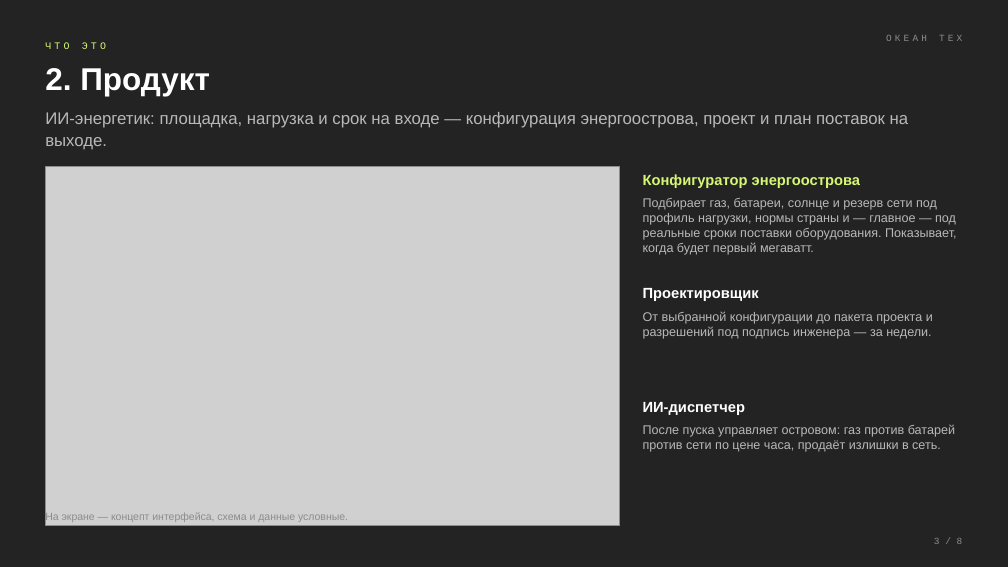
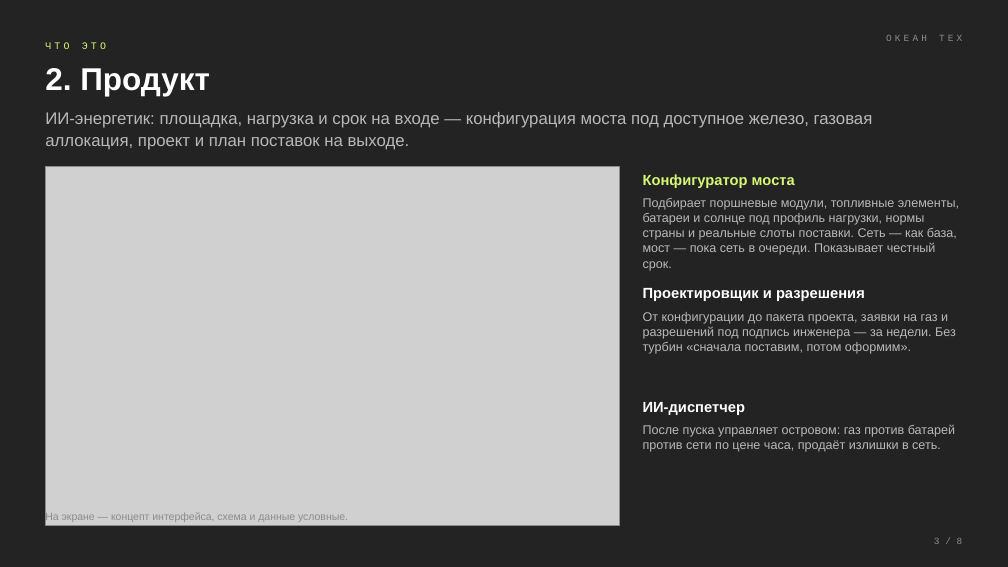
Before and after one commit to komoroshin/research, a slide deck: slide 3 of ai-case-library/research/ventures/grid-idea-island.pptx. Drawn at 1008x567 pixels with LibreOffice and Linux fonts; fonts in the diff are those of the drawing; grey boxes stand for pictures. Boxes give left, top, right and bottom in pixels: in the first picture for what was removed or moved away, otherwise in the second. Text is boxed around its words. In the diff, an @@ line names an element or a change of style, - is before the commit and + after.

```diff
--- a/ai-case-library/research/ventures/grid-idea-island.pptx
+++ b/ai-case-library/research/ventures/grid-idea-island.pptx
@@ text at <box>45,112,873,150</box>: text changed @@
-ИИ-энергетик: площадка, нагрузка и срок на входе — конфигурация энергоострова, проект и план поставок на выходе.
+ИИ-энергетик: площадка, нагрузка и срок на входе — конфигурация моста под доступное железо, газовая аллокация, проект и план поставок на выходе.
@@ text at <box>643,174,795,188</box>: text changed @@
-Конфигуратор энергоострова
+Конфигуратор моста
@@ text at <box>643,198,959,271</box>: text changed @@
-Подбирает газ, батареи, солнце и резерв сети под профиль нагрузки, нормы страны и — главное — под реальные сроки поставки оборудования. Показывает, когда будет первый мегаватт.
+Подбирает поршневые модули, топливные элементы, батареи и солнце под профиль нагрузки, нормы страны и реальные слоты поставки. Сеть — как база, мост — пока сеть в очереди. Показывает честный срок.
@@ text at <box>643,288,865,301</box>: text changed @@
-Проектировщик
+Проектировщик и разрешения
@@ text at <box>643,312,956,354</box>: text changed @@
-От выбранной конфигурации до пакета проекта и разрешений под подпись инженера — за недели.
+От конфигурации до пакета проекта, заявки на газ и разрешений под подпись инженера — за недели. Без турбин «сначала поставим, потом оформим».
```
Also in this commit, not shown: 7 other slides changed, 8 other files.
